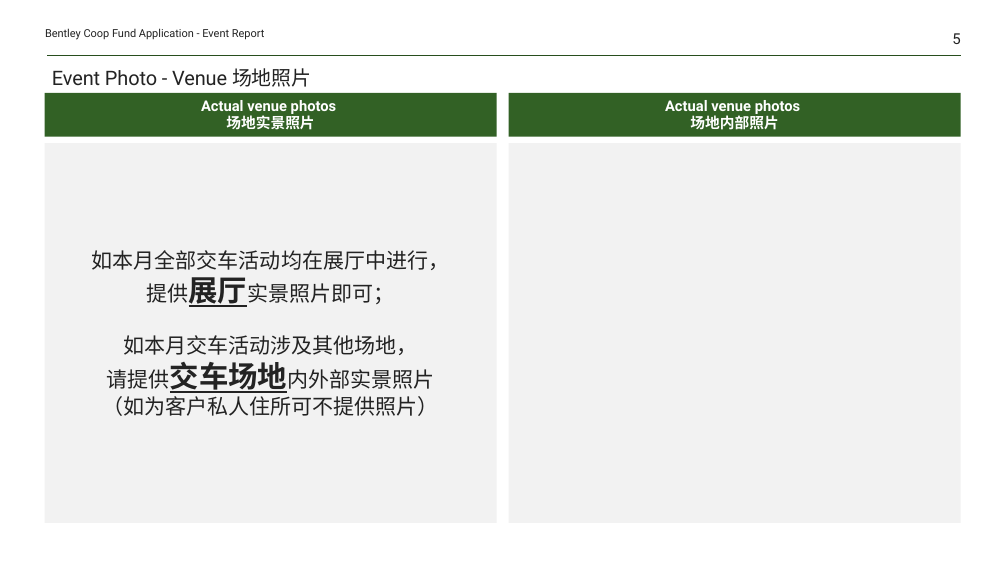
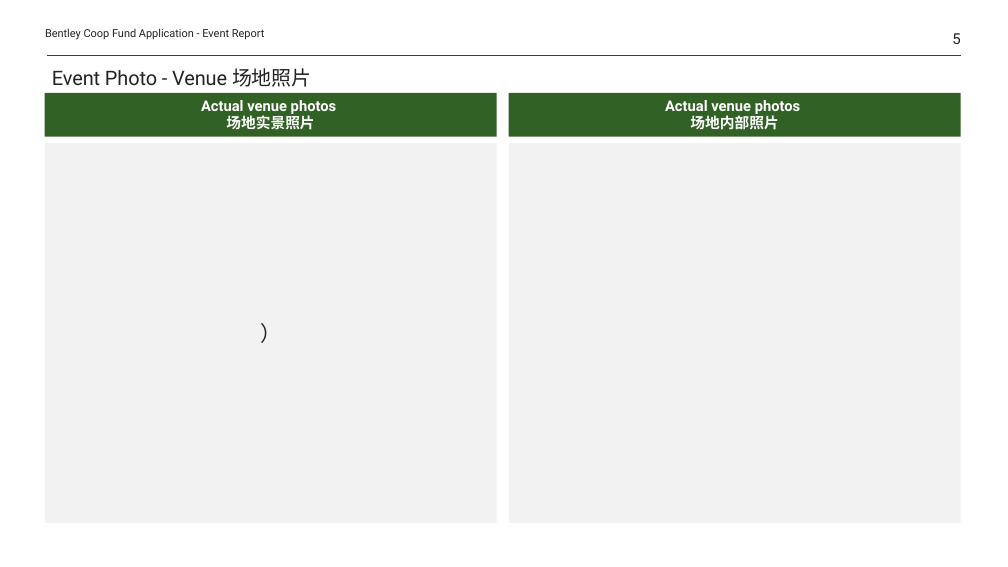
Before and after one commit to Yrtech-Tony/com.yrtech.Bentley.API.Upgrade, a slide deck: slide 5 of com.yrtech.bentleyAPI/com.yrtech.InventoryAPI/template/ReportHandOver.pptx. Drawn at 1008x567 pixels with LibreOffice and Linux fonts; fonts in the diff are those of the drawing. Boxes give left, top, right and bottom in pixels: in the first picture for what was removed or moved away, otherwise in the second. Text is boxed around its words. In the diff, an @@ line names an element or a change of style, - is before the commit and + after.

```diff
--- a/com.yrtech.bentleyAPI/com.yrtech.InventoryAPI/template/ReportHandOver.pptx
+++ b/com.yrtech.bentleyAPI/com.yrtech.InventoryAPI/template/ReportHandOver.pptx
@@ text in rectangle at <box>92,250,450,416</box>: text changed @@
-如本月全部交车活动均在展厅中进行，
-提供展厅实景照片即可；
-如本月交车活动涉及其他场地，
-请提供交车场地内外部实景照片
-（如为客户私人住所可不提供照片）
+）
```
Also in this commit, not shown: 5 other slides changed, 5 other files.
